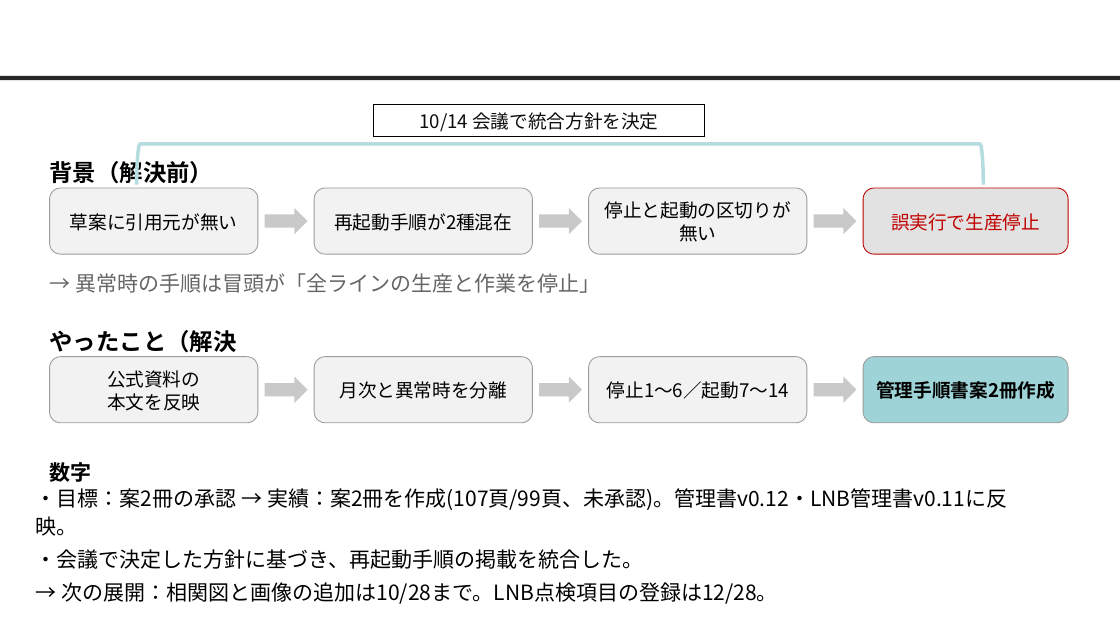
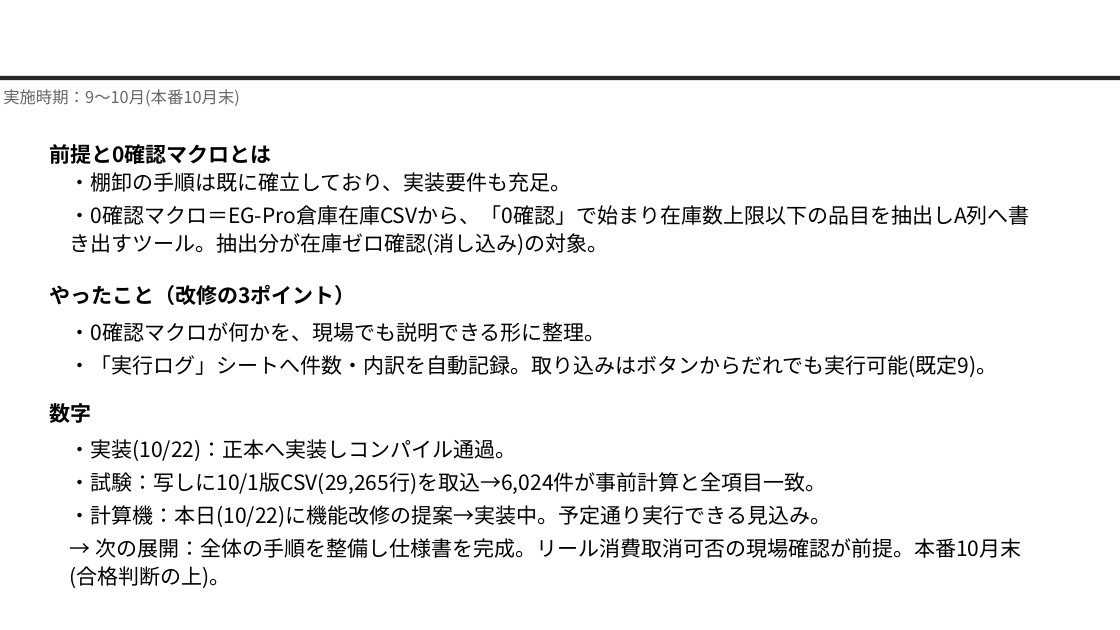
Before and after one commit to nk-shino/work_vault, a slide deck: slide 4 of workvault-sync/10_業務全般/業務報告/9月業務報告(篠原).pptx. Drawn at 1120x630 pixels with LibreOffice and Linux fonts; fonts in the diff are those of the drawing; background and template pictures are left out. Boxes give left, top, right and bottom in pixels: in the first picture for what was removed or moved away, otherwise in the second. Text is boxed around its words. In the diff, an @@ line names an element or a change of style, - is before the commit and + after.

```diff
--- a/workvault-sync/10_業務全般/業務報告/9月業務報告(篠原).pptx
+++ b/workvault-sync/10_業務全般/業務報告/9月業務報告(篠原).pptx
@@ text added at <box>3,89,240,106</box>, 14 pt, text #666666 @@
+実施時期：9〜10月(本番10月末)
@@ rectangle removed at <box>374,104,705,136</box> @@
-10/14 会議で統合方針を決定
@@ text added at <box>50,144,272,164</box>, 18 pt, text #000000, bold @@
+前提と0確認マクロとは
@@ right bracket removed at <box>137,144,983,185</box> @@
@@ text removed at <box>50,158,214,185</box> @@
-背景（解決前）
@@ title at <box>69,172,831,527</box>: text changed @@
-テーマ2 PanaCIM・LNB管理手順書の整備
+テーマ2 EGPro-MES差異確認(棚卸)のツール改善
@@ text added at <box>69,172,1030,255</box>, 18 pt, text #000000 @@
+・棚卸の手順は既に確立しており、実装要件も充足。
+・0確認マクロ＝EG-Pro倉庫在庫CSVから、「0確認」で始まり在庫数上限以下の品目を抽出しA列へ書き出すツール。抽出分が在庫ゼロ確認(消し込み)の対象。
@@ rounded rectangle removed at <box>50,188,258,255</box> @@
-草案に引用元が無い
@@ right arrow removed at <box>265,208,308,234</box> @@
@@ rounded rectangle removed at <box>314,188,533,255</box> @@
-再起動手順が2種混在
@@ right arrow removed at <box>539,208,582,234</box> @@
@@ rounded rectangle removed at <box>589,188,807,255</box> @@
-停止と起動の区切りが無い
@@ right arrow removed at <box>814,208,857,234</box> @@
@@ rounded rectangle removed at <box>864,188,1069,255</box> @@
-誤実行で生産停止
@@ text at <box>50,285,356,305</box>: text changed; size 20 to 18 pt @@
-やったこと（解決後）
+やったこと（改修の3ポイント）
@@ text removed at <box>75,273,600,293</box> @@
-→ 異常時の手順は冒頭が「全ラインの生産と作業を停止」
@@ text added at <box>69,322,997,377</box>, 18 pt, text #000000 @@
+・0確認マクロが何かを、現場でも説明できる形に整理。
+・「実行ログ」シートへ件数・内訳を自動記録。取り込みはボタンからだれでも実行可能(既定9)。
@@ rounded rectangle removed at <box>50,357,258,423</box> @@
-公式資料の
-本文を反映
@@ rounded rectangle removed at <box>314,357,533,423</box> @@
-月次と異常時を分離
@@ rounded rectangle removed at <box>589,357,807,423</box> @@
-停止1〜6／起動7〜14
@@ rounded rectangle removed at <box>864,357,1069,423</box> @@
-管理手順書案2冊作成
@@ right arrow removed at <box>265,376,308,402</box> @@
@@ right arrow removed at <box>539,376,582,402</box> @@
@@ right arrow removed at <box>814,376,857,402</box> @@
@@ text "数字": place and size @@
-text "数字" at <box>50,462,92,482</box>
+text "数字" at <box>50,403,92,423</box>
@@ text added at <box>69,439,1021,588</box>, 18 pt, text #000000 @@
+・実装(10/22)：正本へ実装しコンパイル通過。
+・試験：写しに10/1版CSV(29,265行)を取込→6,024件が事前計算と全項目一致。
+・計算機：本日(10/22)に機能改修の提案→実装中。予定通り実行できる見込み。
+→ 次の展開：全体の手順を整備し仕様書を完成。リール消費取消可否の現場確認が前提。本番10月末(合格判断の上)。
@@ text removed at <box>36,488,1007,604</box> @@
-・目標：案2冊の承認 → 実績：案2冊を作成(107頁/99頁、未承認)。管理書v0.12・LNB管理書v0.11に反映。
-・会議で決定した方針に基づき、再起動手順の掲載を統合した。
-→ 次の展開：相関図と画像の追加は10/28まで。LNB点検項目の登録は12/28。
```
Also in this commit, not shown: 4 other slides changed, 8 other files.
